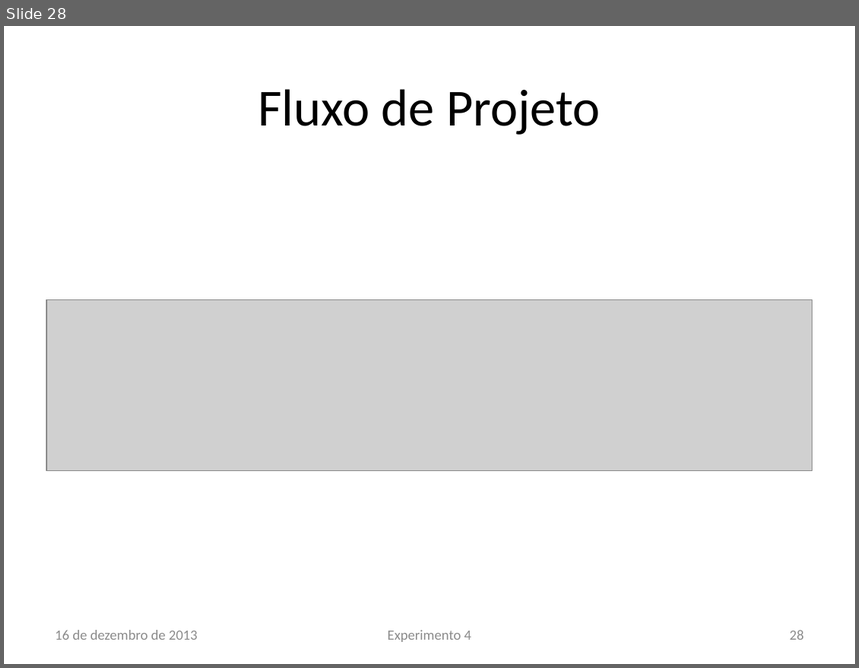
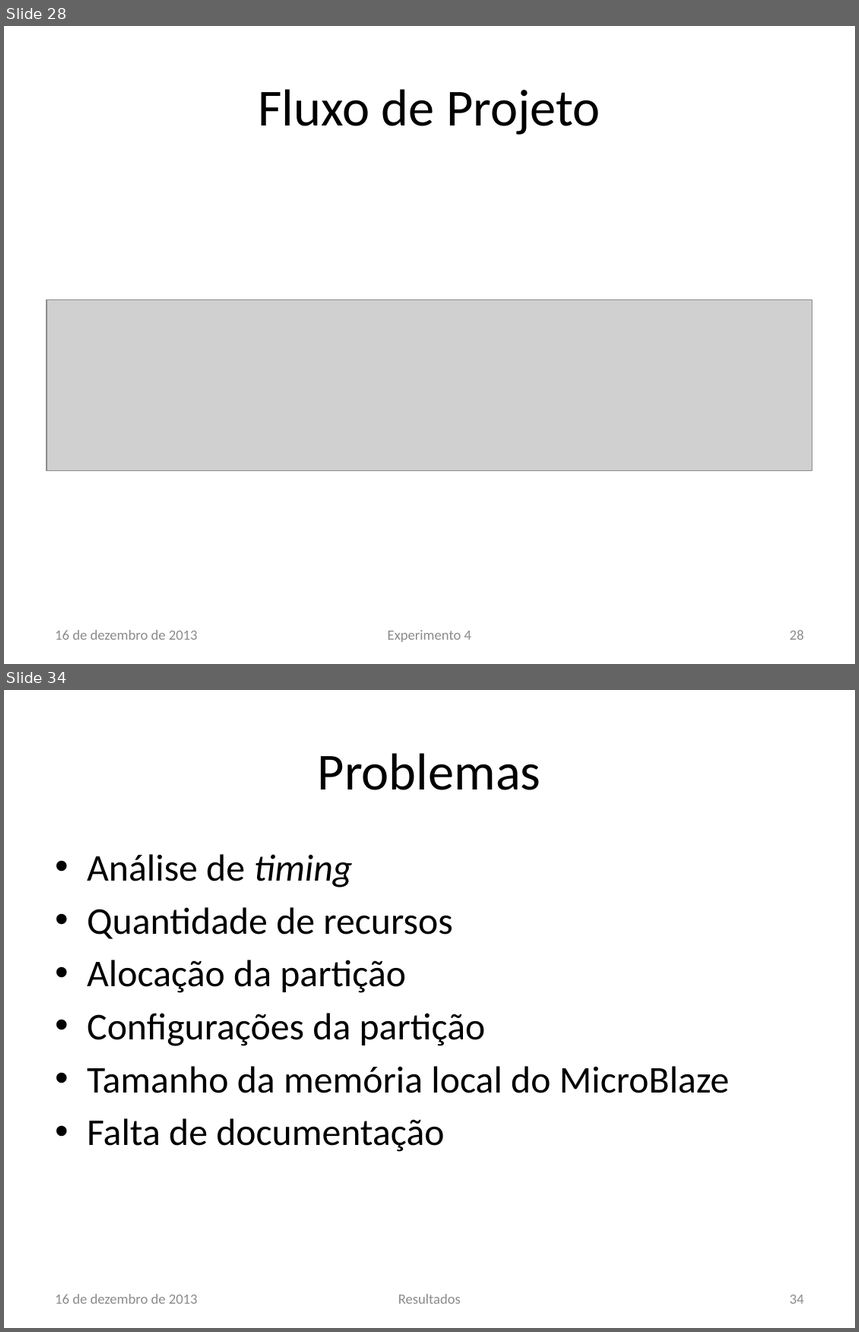
Before and after one commit to lsoliveira459/tg2, a slide deck: Apresentação/Estudo e Implementação de Reconfiguração Dinâmica.pptx. Shown one above the other, each under a label of ours: slide 28 before the commit, slides 28 and 34 after it; the slides between them are not shown. The pictures are 859x668 and 859x1332 pixels, drawn with LibreOffice and Linux fonts; fonts in the diff are those of the drawing; grey boxes stand for pictures; background and template pictures are left out. Boxes give left, top, right and bottom in pixels: in the first picture for what was removed or moved away, otherwise in the second. Text is boxed around its words. In the diff, an @@ line names an element or a change of style, - is before the commit and + after.

```diff
--- a/Apresentação/Estudo e Implementação de Reconfiguração Dinâmica.pptx
+++ b/Apresentação/Estudo e Implementação de Reconfiguração Dinâmica.pptx
@@ slide 34 added at [4,690,855,1328], background #FFFFFF @@
@@ title added at [318,753,541,790], 44 pt, text #000000 @@
+Problemas
@@ text added at [87,854,729,1152], 32 pt, text #000000 @@
+• Análise de timing
+• Quantidade de recursos
+• Alocação da partição
+• Configurações da partição
+• Tamanho da memória local do MicroBlaze
+• Falta de documentação
@@ text added at [55,1294,198,1304], 12 pt, text #8C8C8C @@
+16 de dezembro de 2013
@@ text added at [398,1294,461,1304], 12 pt, text #8C8C8C @@
+Resultados
@@ page number added at [790,1295,804,1304], 12 pt, text #8C8C8C @@
+34
```
Also in this commit, not shown: 11 slides changed, 1 other slide added, 4 other files.
